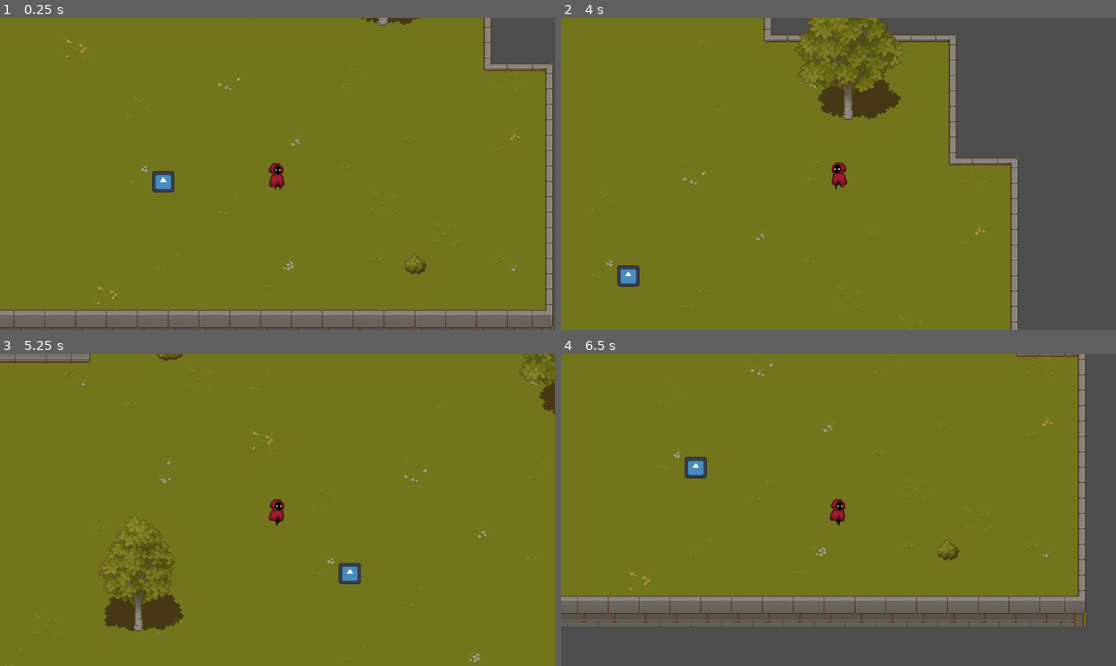
Above: before the commit, frames 1-4 (two rows, left to right).
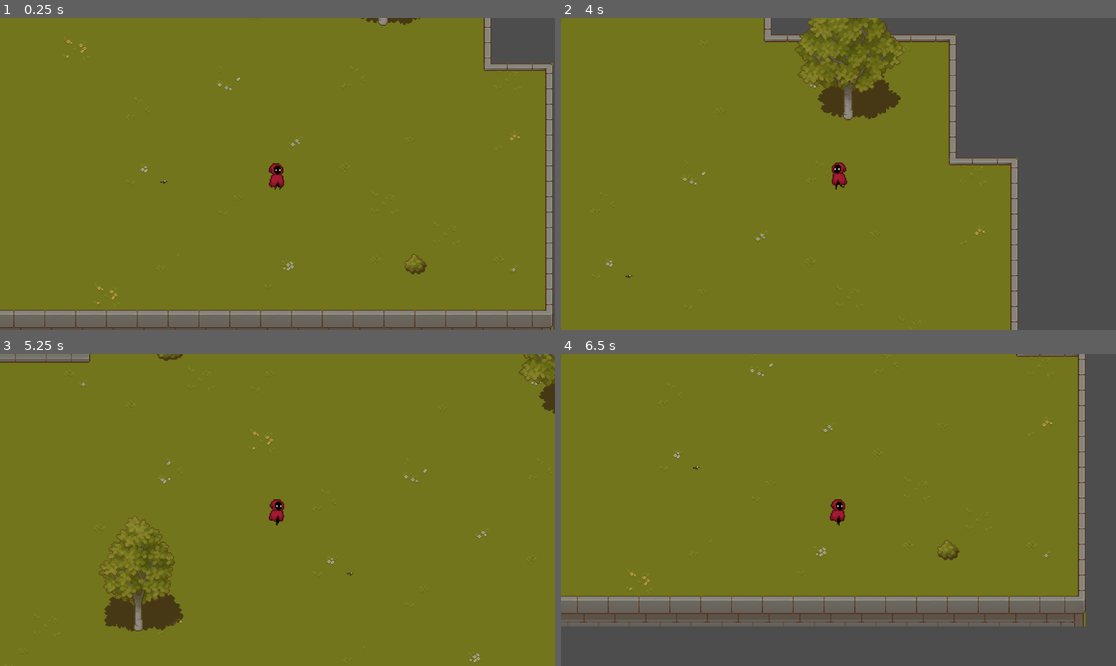
Above: after the commit, the same moments.

Repository: emilykrohn/Cast
Game: Godot game, scene res://Scenes/main.tscn
Same seed, same stepped clock (60 frames per second), same inputs: the game is played once before the commit and once after it. The project has no main scene, so this scene is started directly. The engine's default icon, where the game draws it, is replaced by a stand-in: a white triangle on a blue panel in a dark square.
Inputs:
- Up to frame 1 (0.25 s): no input
- Up to frame 2 (4 s): tap Enter at 0.5, 3.5 s; hold Right (ui_right) 0.53-1.28 s; tap Space (ui_select) at 0.77, 1.52, 2.75, 3.02, 3.77 s; hold Down (ui_down) 1.28-2.03 s; hold Right (ui_right) 2.03-2.78 s; hold Up (ui_up) 2.78-3.53 s; hold Left (ui_left) from 3.53 s (still down)
- Up to frame 3 (5.25 s): tap Space (ui_select) at 4.52 s; release Left (ui_left) at 5.03 s; hold Down (ui_down) from 5.03 s (still down)
- Up to frame 4 (6.5 s): release Down (ui_down) at 5.78 s; hold Right (ui_right) from 5.78 s (still down); tap Space (ui_select) at 6.02 s

The runs differ from the first frame. In frame 1, 0.3% of the frame differs, in the area x 27-32%, y 48-56%; in frame 2, 0.3%; in frame 3, 0.3%; in frame 4, 0.3%.

Commit message:
Add bat flying animation to bat scene

Diff:
--- a/Scenes/bat.tscn
+++ b/Scenes/bat.tscn
@@ -1,28 +1,86 @@
-[gd_scene load_steps=5 format=3 uid="uid://c3b8j3wih0cfq"]
+[gd_scene load_steps=13 format=3 uid="uid://c3b8j3wih0cfq"]
 
 [ext_resource type="Script" path="res://Scripts/bat.gd" id="1_6ggpc"]
-[ext_resource type="Texture2D" uid="uid://cf0o63lt1e5hy" path="res://Art/icon.svg" id="2_krg41"]
+[ext_resource type="Texture2D" uid="uid://bw7123asv1ghk" path="res://Art/Monsters_Creatures_Fantasy/Flying eye/Flight.png" id="2_t4anl"]
 
-[sub_resource type="RectangleShape2D" id="RectangleShape2D_bo3t0"]
+[sub_resource type="AtlasTexture" id="AtlasTexture_1ribi"]
+atlas = ExtResource("2_t4anl")
+region = Rect2(0, 0, 150, 150)
+
+[sub_resource type="AtlasTexture" id="AtlasTexture_fowrt"]
+atlas = ExtResource("2_t4anl")
+region = Rect2(150, 0, 150, 150)
+
+[sub_resource type="AtlasTexture" id="AtlasTexture_7ennl"]
+atlas = ExtResource("2_t4anl")
+region = Rect2(300, 0, 150, 150)
+
+[sub_resource type="AtlasTexture" id="AtlasTexture_x1y4y"]
+atlas = ExtResource("2_t4anl")
+region = Rect2(450, 0, 150, 150)
+
+[sub_resource type="AtlasTexture" id="AtlasTexture_am1aw"]
+atlas = ExtResource("2_t4anl")
+region = Rect2(600, 0, 150, 150)
+
+[sub_resource type="AtlasTexture" id="AtlasTexture_80eml"]
+atlas = ExtResource("2_t4anl")
+region = Rect2(750, 0, 150, 150)
+
+[sub_resource type="AtlasTexture" id="AtlasTexture_uvjqq"]
+atlas = ExtResource("2_t4anl")
+region = Rect2(900, 0, 150, 150)
+
+[sub_resource type="AtlasTexture" id="AtlasTexture_vamdd"]
+atlas = ExtResource("2_t4anl")
+region = Rect2(1050, 0, 150, 150)
 
 [sub_resource type="SpriteFrames" id="SpriteFrames_sv6mi"]
 animations = [{
 "frames": [{
 "duration": 1.0,
-"texture": ExtResource("2_krg41")
+"texture": SubResource("AtlasTexture_1ribi")
+}, {
+"duration": 1.0,
+"texture": SubResource("AtlasTexture_fowrt")
+}, {
+"duration": 1.0,
+"texture": SubResource("AtlasTexture_7ennl")
+}, {
+"duration": 1.0,
+"texture": SubResource("AtlasTexture_x1y4y")
+}, {
+"duration": 1.0,
+"texture": SubResource("AtlasTexture_am1aw")
+}, {
+"duration": 1.0,
+"texture": SubResource("AtlasTexture_80eml")
+}, {
+"duration": 1.0,
+"texture": SubResource("AtlasTexture_uvjqq")
+}, {
+"duration": 1.0,
+"texture": SubResource("AtlasTexture_vamdd")
 }],
 "loop": true,
-"name": &"default",
-"speed": 5.0
+"name": &"Flying",
+"speed": 15.0
 }]
+
+[sub_resource type="RectangleShape2D" id="RectangleShape2D_bo3t0"]
+size = Vector2(3, 3)
 
 [node name="Bat" type="Area2D"]
 script = ExtResource("1_6ggpc")
-
-[node name="CollisionShape2D" type="CollisionShape2D" parent="."]
-shape = SubResource("RectangleShape2D_bo3t0")
 
 [node name="AnimatedSprite2D" type="AnimatedSprite2D" parent="."]
 position = Vector2(0.5, -4.76837e-07)
 scale = Vector2(0.179688, 0.171875)
 sprite_frames = SubResource("SpriteFrames_sv6mi")
+animation = &"Flying"
+frame = 6
+frame_progress = 0.636496
+
+[node name="CollisionShape2D" type="CollisionShape2D" parent="."]
+position = Vector2(1.5, 0.5)
+shape = SubResource("RectangleShape2D_bo3t0")
